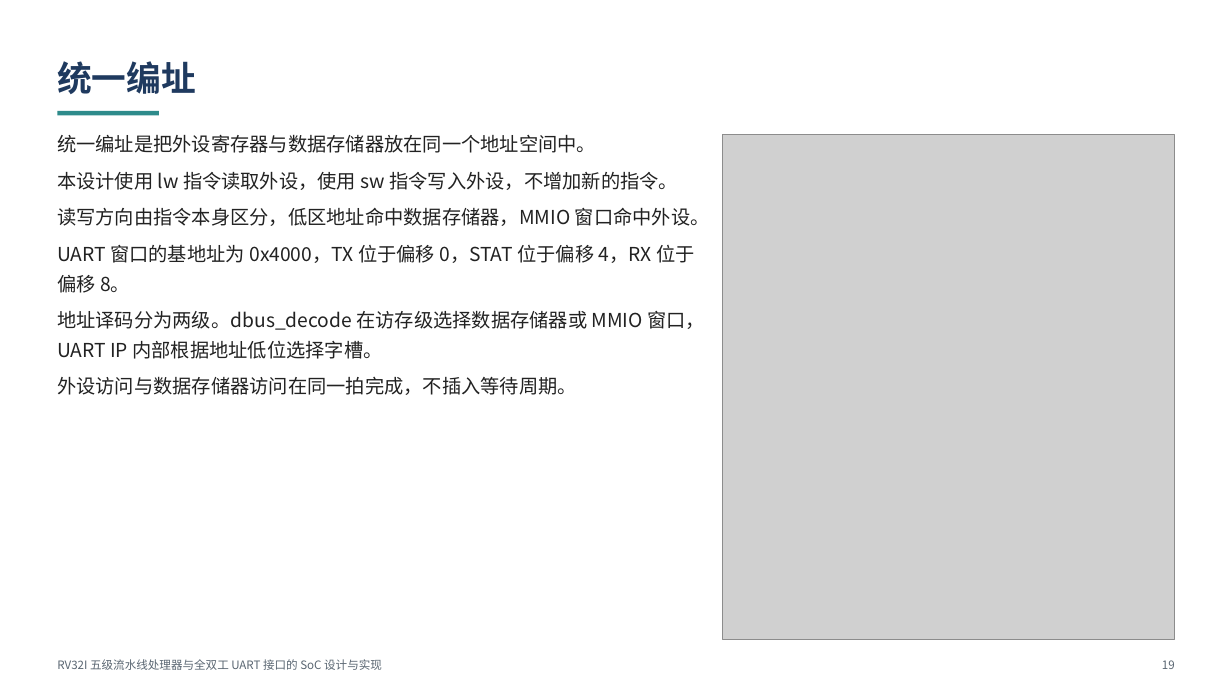
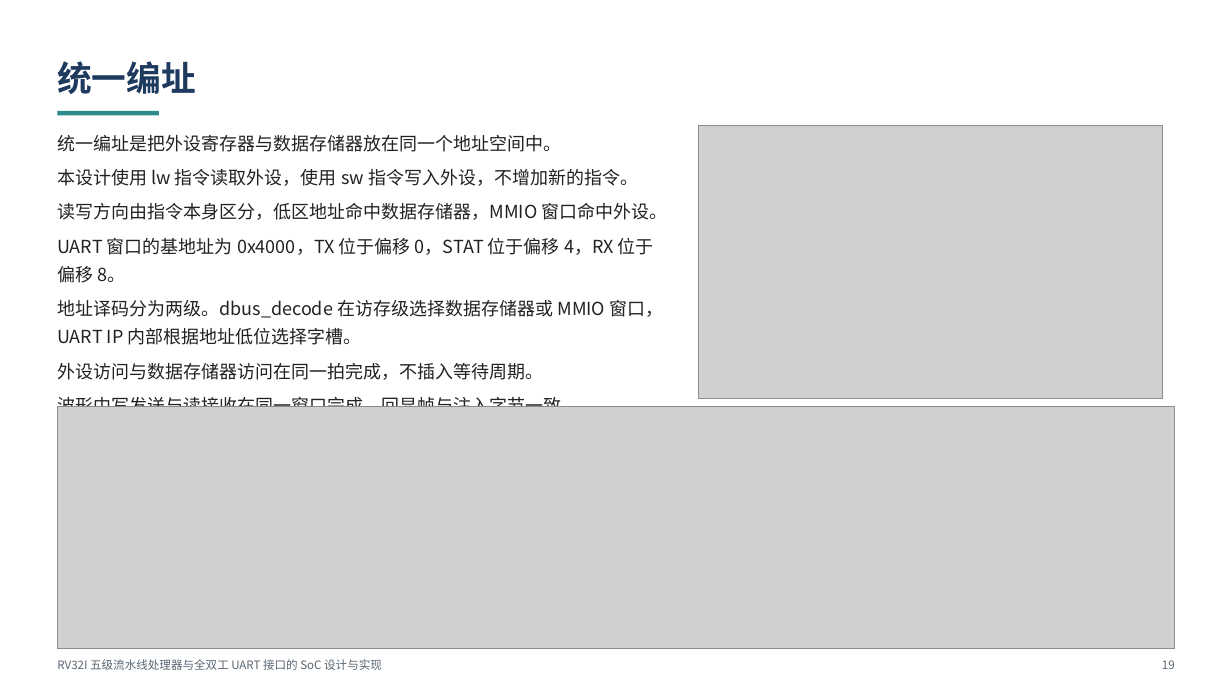
Before and after one commit to StarryReverie/board, a slide deck: slide 19 of ppt/out/课程设计_验收答辩.pptx. Drawn at 1232x693 pixels with LibreOffice and Linux fonts; fonts in the diff are those of the drawing; grey boxes stand for pictures. Boxes give left, top, right and bottom in pixels: in the first picture for what was removed or moved away, otherwise in the second. Text is boxed around its words. In the diff, an @@ line names an element or a change of style, - is before the commit and + after.

Commit message:
docs(ppt): 实验二波形页、分工页与下板实拍接入
- 帧格式与波特率 / 发送忙碌状态 / 统一编址 三页改 right-bottom，各配人工截图 + 聚焦重绘波形（exp2-duplex / exp2-mmio）

- 分工页与封面组员（柯宁皓为组长，列首）；封面补日期 2026 年 9 月 18 日

- 下板页补现场实拍图 ppt/assets/下板终端日志.jpg；outline.md 同步

- 重建 pptx（36 页，无占位）

```diff
--- a/ppt/out/课程设计_验收答辩.pptx
+++ b/ppt/out/课程设计_验收答辩.pptx
@@ text at box(57, 135, 668, 380): size 15 to 14 pt in "统一编址是把外设寄存器与数据存储器放在同一个地址空间中。", "本设计使用 lw 指令读取外设，使用 sw 指令写入外设，不增加新的指令。", "读写方向由指令本身区分，低区地址命中数据存储器，MMIO 窗口命中外设。", "UART 窗口的基地址为 0x4000，TX 位于偏移 0，STAT 位于偏移 4，RX ..." and 2 more places @@
@@ picture added at box(699, 126, 1163, 398) @@
@@ picture removed at box(723, 135, 1175, 640) @@
@@ text at box(57, 394, 579, 418): paragraph added @@
+波形中写发送与读接收在同一窗口完成，回显帧与注入字节一致。
@@ picture added at box(57, 407, 1175, 649) @@
```
Also in this commit, not shown: 5 other slides changed, 3 other files.
